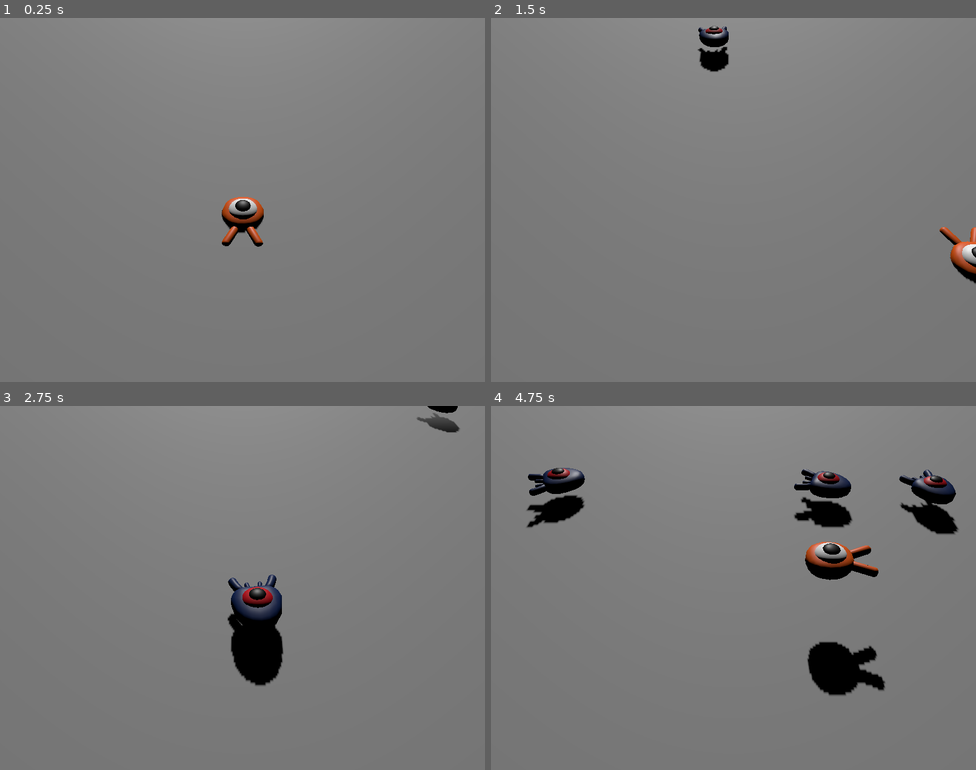
Above: before the commit, frames 1-4 (two rows, left to right).
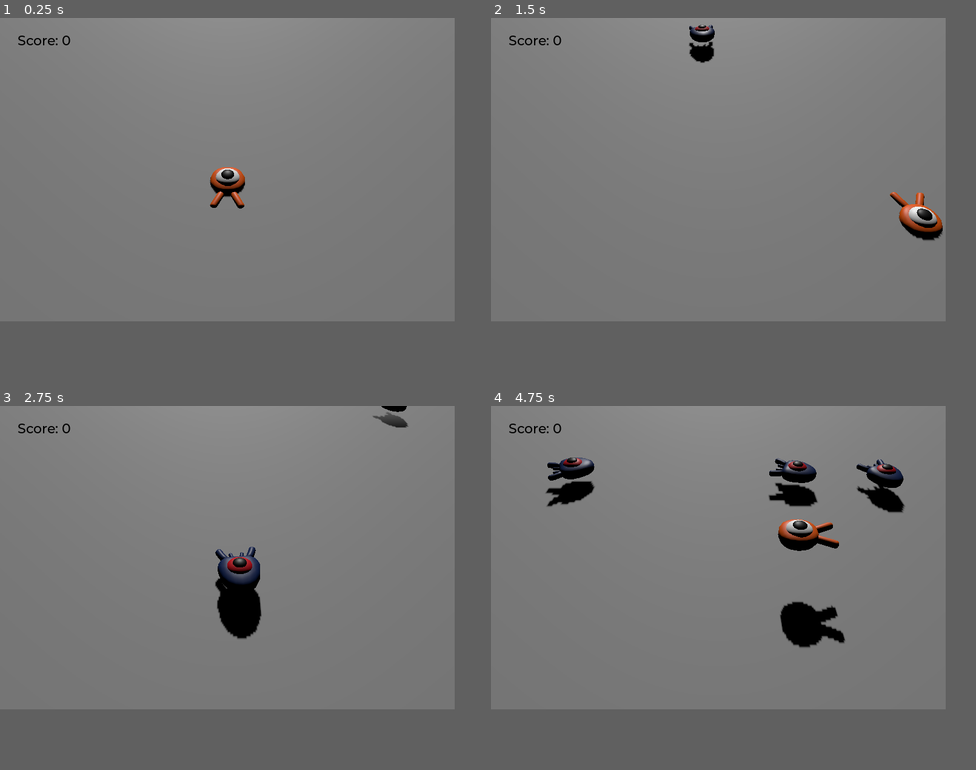
Above: after the commit, the same moments.

Repository: ChrisTague1/godot-3d
Game: Godot game, scene res://main.tscn
Same seed, same stepped clock (60 frames per second), same inputs: the game is played once before the commit and once after it.
Inputs:
- Up to frame 1 (0.25 s): no input
- Up to frame 2 (1.5 s): tap Enter (ui_accept) at 0.5, 1.35 s; hold Right (move_right) 0.53-1.28 s; hold Enter (ui_accept) 0.53-1.28 s; tap Space (jump) at 0.77 s; hold Down (move_back) from 1.28 s (still down)
- Up to frame 3 (2.75 s): tap Space (jump) at 1.52 s; release Down (move_back) at 2.03 s; hold Right (move_right) from 2.03 s (still down); hold Enter (ui_accept) from 2.03 s (still down)
- Up to frame 4 (4.75 s): release Right (move_right) at 2.78 s; release Enter (ui_accept) at 2.78 s; hold Up (move_forward) 2.78-3.53 s; tap Enter (ui_accept) at 2.85, 4.35 s; tap Space (jump) at 3.02, 3.77, 4.52 s; hold Enter (ui_accept) 3.53-4.28 s; hold Left (move_left) from 3.53 s (still down)
In our replay, the window is 800x600 before the commit and 750x500 after it. These sizes can differ from the game's own. Grey fills any space a smaller window leaves; there, only what the larger window draws over its background counts as a difference.

The runs differ from the first frame. In frame 1, 1.4% of the frame differs, in the area x 3-55%, y 4-63%; in frame 2, 2.1%; in frame 3, 4.0%; in frame 4, 9.9%, in the area x 3-97%, y 4-80%.

Commit message:
really nice

Diff:
--- a/main.gd
+++ b/main.gd
@@ -2,6 +2,8 @@
 
 @export var mob_scene: PackedScene
 
+func _ready():
+	$UserInterface/Retry.hide()
 
 func _on_mob_timer_timeout() -> void:
 	var mob = mob_scene.instantiate()
@@ -12,9 +14,15 @@
 
 	var player_position = $Player.position # could I not use this syntax above instead of the weird get_node function?
 	mob.initialize(mob_spawn_location.position, player_position)
+	mob.squashed.connect($UserInterface/ScoreLabel._on_mob_squashed.bind())
 
 	add_child(mob)
 
 
 func _on_player_hit() -> void:
 	$MobTimer.stop()
+	$UserInterface/Retry.show()
+
+func _unhandled_input(event: InputEvent) -> void:
+	if event.is_action_pressed("ui_accept") and $UserInterface/Retry.visible:
+		get_tree().reload_current_scene()
--- a/main.tscn
+++ b/main.tscn
@@ -1,8 +1,10 @@
-[gd_scene load_steps=9 format=3 uid="uid://dpcxy1i282hy"]
+[gd_scene load_steps=12 format=3 uid="uid://dpcxy1i282hy"]
 
 [ext_resource type="Script" uid="uid://dte7oyo1s5vk7" path="res://main.gd" id="1_0xm2m"]
 [ext_resource type="PackedScene" uid="uid://dckgndbhv7xpe" path="res://player.tscn" id="1_ig7tw"]
 [ext_resource type="PackedScene" uid="uid://dn60kpnlo5a7v" path="res://mob.tscn" id="2_h2yge"]
+[ext_resource type="FontFile" uid="uid://dpomah7ycgvhq" path="res://fonts/Montserrat-Medium.ttf" id="4_1bvp3"]
+[ext_resource type="Script" uid="uid://c01iamtjbvyvt" path="res://score_label.gd" id="5_lquwl"]
 
 [sub_resource type="BoxShape3D" id="BoxShape3D_7dm0k"]
 size = Vector3(120, 2, 120)
@@ -23,6 +25,10 @@
 "tilts": PackedFloat32Array(0, 0, 0, 0)
 }
 point_count = 4
+
+[sub_resource type="Theme" id="Theme_lquwl"]
+default_font = ExtResource("4_1bvp3")
+default_font_size = 22
 
 [node name="Main" type="Node"]
 script = ExtResource("1_0xm2m")
@@ -85,5 +91,48 @@
 wait_time = 0.5
 autostart = true
 
+[node name="UserInterface" type="Control" parent="."]
+layout_mode = 3
+anchors_preset = 15
+anchor_right = 1.0
+anchor_bottom = 1.0
+grow_horizontal = 2
+grow_vertical = 2
+theme = SubResource("Theme_lquwl")
+
+[node name="ScoreLabel" type="Label" parent="UserInterface"]
+layout_mode = 0
+offset_left = 29.0
+offset_top = 23.0
+offset_right = 90.0
+offset_bottom = 46.0
+theme_override_colors/font_color = Color(0, 0, 0, 1)
+text = "Score: 0"
+script = ExtResource("5_lquwl")
+
+[node name="Retry" type="ColorRect" parent="UserInterface"]
+layout_mode = 1
+anchors_preset = 15
+anchor_right = 1.0
+anchor_bottom = 1.0
+grow_horizontal = 2
+grow_vertical = 2
+color = Color(0, 0, 0, 0.376471)
+
+[node name="Label" type="Label" parent="UserInterface/Retry"]
+layout_mode = 1
+anchors_preset = 8
+anchor_left = 0.5
+anchor_top = 0.5
+anchor_right = 0.5
+anchor_bottom = 0.5
+offset_left = -20.0
+offset_top = -14.0
+offset_right = 20.0
+offset_bottom = 14.0
+grow_horizontal = 2
+grow_vertical = 2
+text = "Press enter to retry"
+
 [connection signal="hit" from="Player" to="." method="_on_player_hit"]
 [connection signal="timeout" from="MobTimer" to="." method="_on_mob_timer_timeout"]
--- /dev/null
+++ b/music_player.tscn
@@ -0,0 +1,8 @@
+[gd_scene load_steps=2 format=3 uid="uid://d36sgsigd5b36"]
+
+[ext_resource type="AudioStream" uid="uid://c645cidg6pi57" path="res://art/House In a Forest Loop.ogg" id="1_fvyft"]
+
+[node name="MusicPlayer" type="AudioStreamPlayer"]
+stream = ExtResource("1_fvyft")
+autoplay = true
+parameters/looping = true
--- a/project.godot
+++ b/project.godot
@@ -16,10 +16,14 @@
 config/features=PackedStringArray("4.4")
 config/icon="res://icon.webp"
 
+[autoload]
+
+MusicPlayer="*res://music_player.tscn"
+
 [display]
 
-window/size/viewport_width=2000
-window/size/viewport_height=1500
+window/size/viewport_width=750
+window/size/viewport_height=500
 
 [dotnet]
 
--- /dev/null
+++ b/score_label.gd
@@ -0,0 +1,8 @@
+extends Label
+
+
+var score = 0
+
+func _on_mob_squashed():
+	score += 1
+	text = "Score: %s" % score
Not shown, added: score_label.gd.uid
